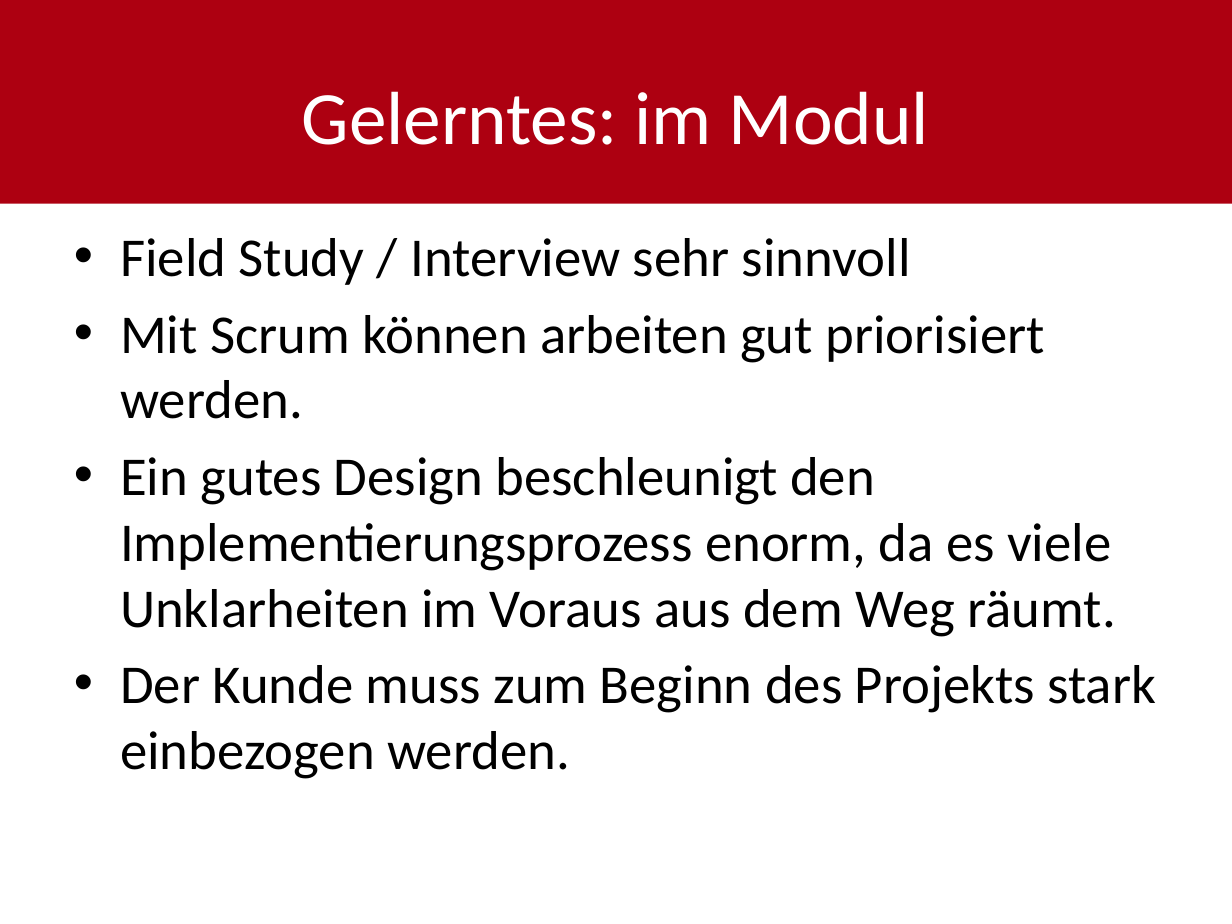
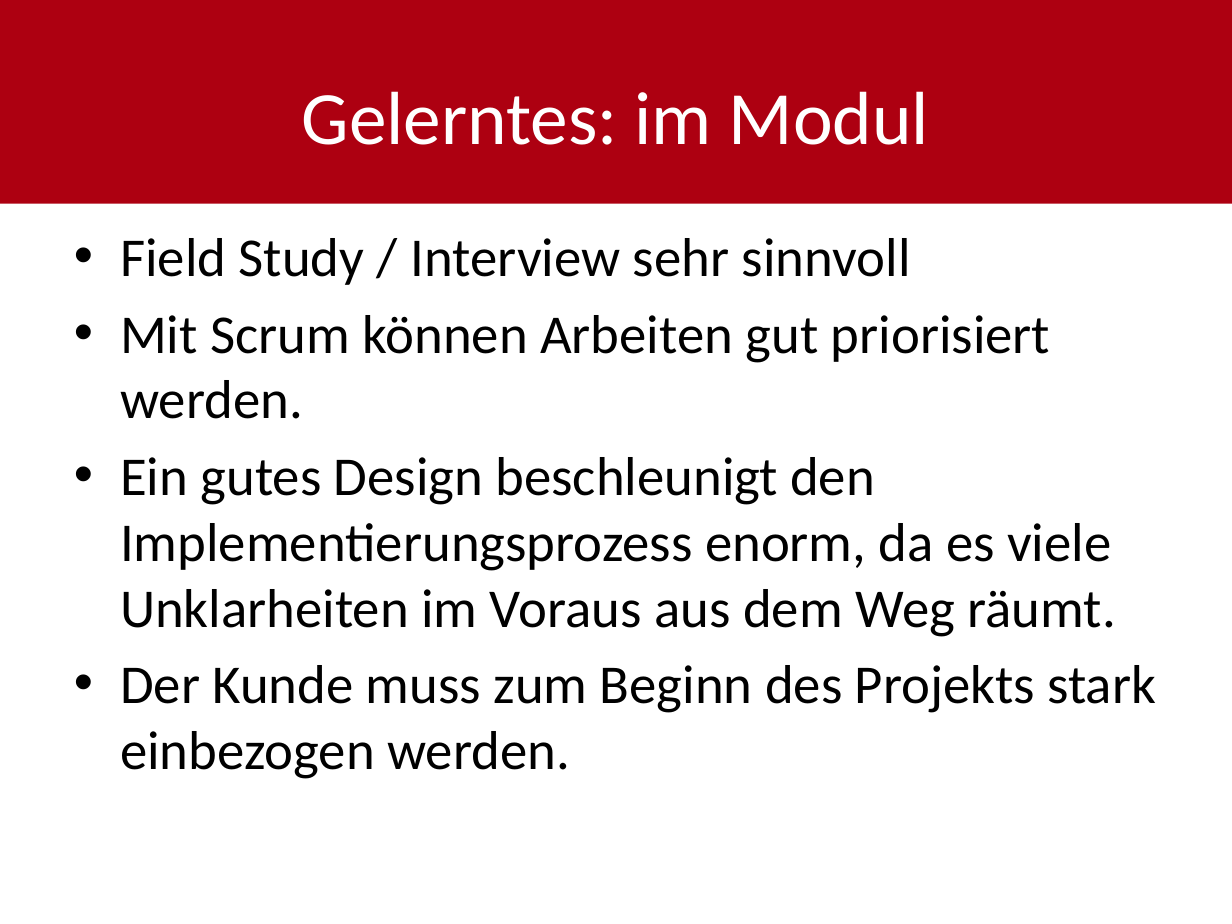
Before and after one commit to shylux/ch.bfh.bti7081.s2015.rot, a slide deck: slide 4 of doc/task14/Schlusspräsentation.pptx. Drawn at 1232x924 pixels with LibreOffice and Linux fonts; fonts in the diff are those of the drawing. Boxes give left, top, right and bottom in pixels: in the first picture for what was removed or moved away, otherwise in the second. Text is boxed around its words. In the diff, an @@ line names an element or a change of style, - is before the commit and + after.

```diff
--- a/doc/task14/Schlusspräsentation.pptx
+++ b/doc/task14/Schlusspräsentation.pptx
@@ text at bbox=[120, 315, 1050, 419]: text changed @@
-• Mit Scrum können arbeiten gut priorisiert werden.
+• Mit Scrum können Arbeiten gut priorisiert werden.
```
Also in this commit, not shown: 2 slides added.
